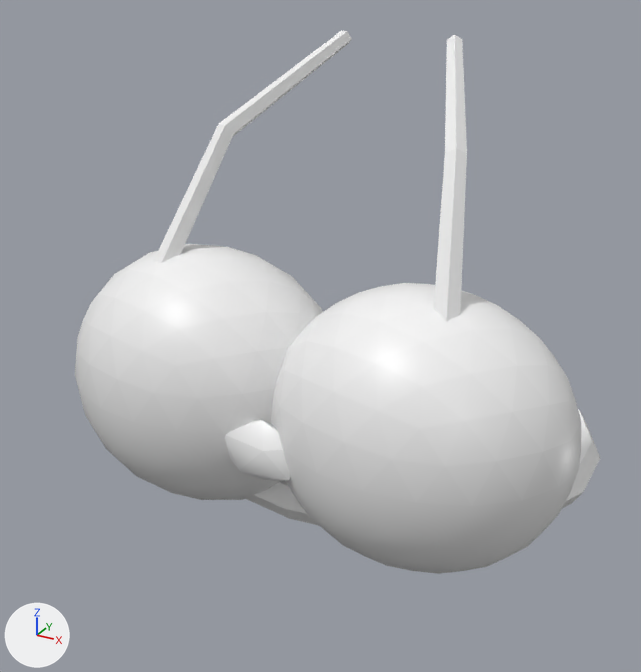
Two versions of the glTF model public/assets/models/kit_aba_bra.glb, one commit apart.
The view is the same before and after, from a 50 mm lens placed at (0.194, -0.416, 0.233), pointed at (-0.011, -0.042, 0.046). The axes (+X, +Y, +Z) are drawn at lower left. The lights are the same throughout. The picture after the commit comes second. Vertices at exactly the same position are counted once.

The first picture shows 'bra'.
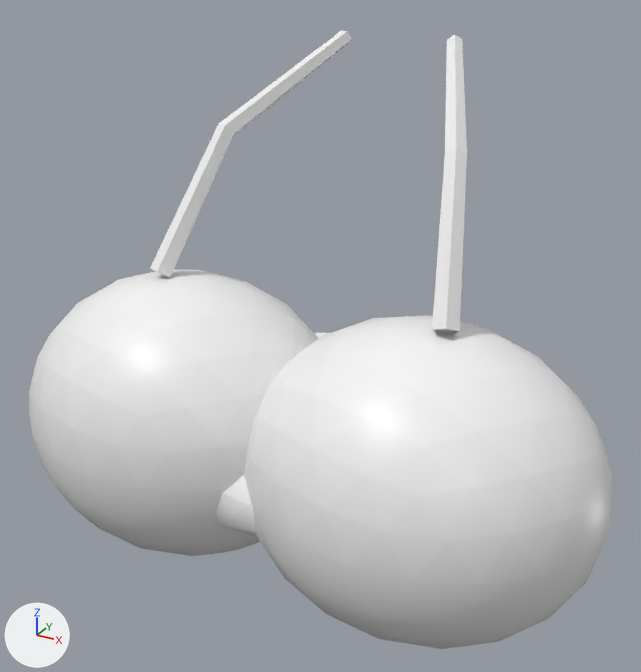
Changed parts and their boxes [x1, y1, x2, y2] in the pictures (641 x 672 px; the box of a moved part takes in the faces that stretch with it):
'bra', reshaped (11% wider, 14% taller)
    before: [75, 30, 600, 574]
    after: [29, 30, 613, 649]
part 1 of me_icosphere, moved or reshaped
    before: [75, 244, 323, 500]
    after: [29, 270, 319, 556]
part 2 of me_icosphere, moved or reshaped
    before: [271, 283, 581, 574]
    after: [244, 315, 613, 649]
part 3 of me_icosphere, moved or reshaped
    before: [225, 420, 291, 480]
    after: [216, 475, 256, 535]

The change in detail:
me_icosphere is used by ob_bra; location (0.0, 0.0, 0.0).
me_icosphere had 488 vertices, 938 faces and spanned x -0.134..0.134, y -0.137..0.109, z -0.04..0.194.
me_icosphere now has 488 vertices, 938 faces and spans x -0.152..0.152, y -0.162..0.109, z -0.064..0.194.
me_icosphere part 1: the loose piece of 162 vertices spanning x -0.134..0.014, y -0.137..-0.015, z -0.04..0.096 is scaled about its middle by (1.16, 1.22, 1.09), then moved by (-0.006, -0.012, -0.018).
me_icosphere part 2: the loose piece of 162 vertices spanning x -0.014..0.134, y -0.137..-0.015, z -0.04..0.096 is scaled about its middle by (1.16, 1.22, 1.09), then moved by (0.006, -0.012, -0.018).
me_icosphere part 3: the loose piece of 12 vertices spanning x -0.021..0.021, y -0.128..-0.108, z 0.004..0.036 is scaled about its middle by 1.1, then moved by (0.0, -0.014, -0.02).
